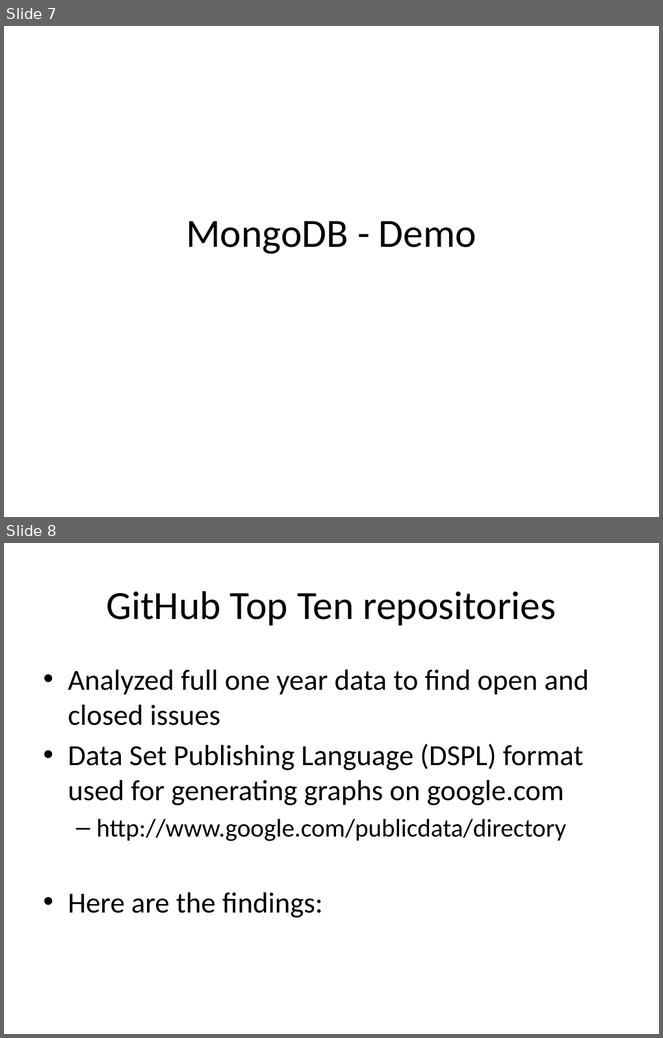
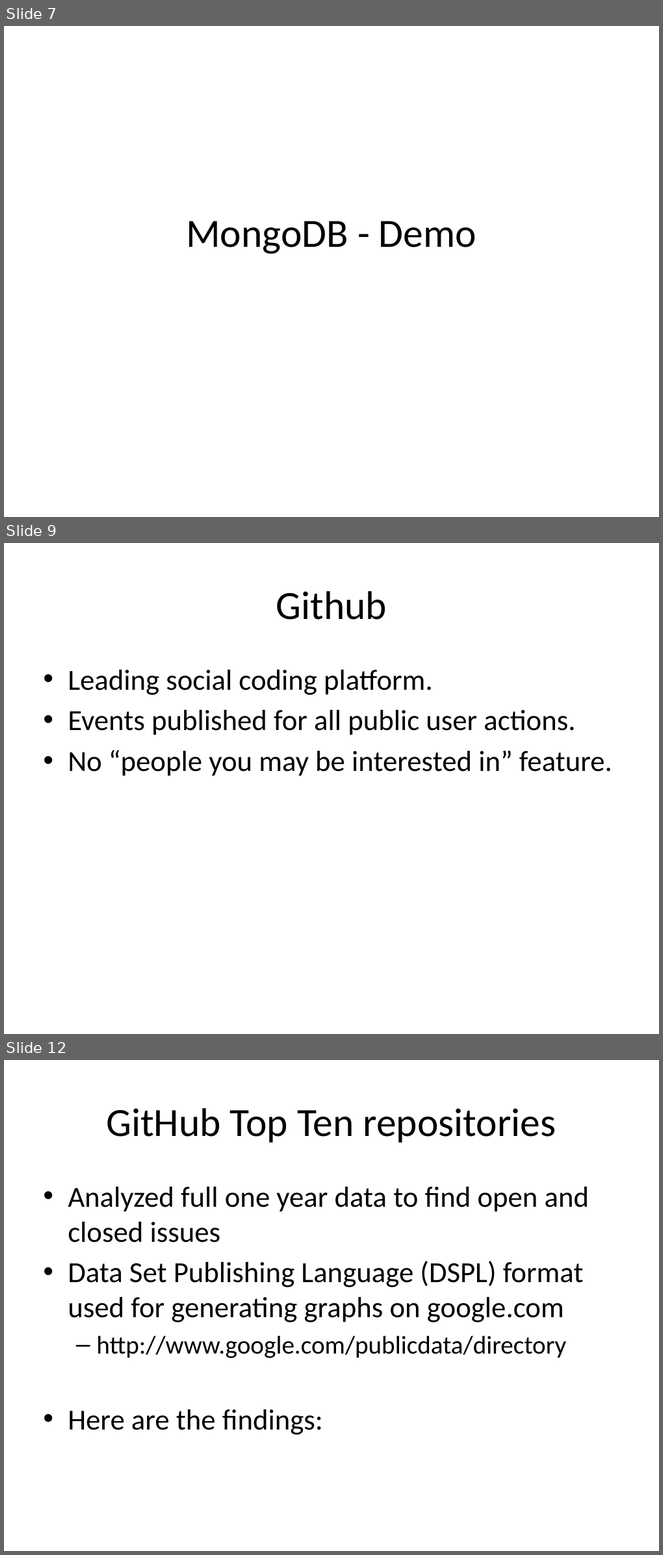
Before and after one commit to vaishaksuresh/cmpe226nosql, a slide deck: NoSQL Exploration.pptx. Shown one above the other, each under a label of ours: slides 7 and 8 before the commit, slides 7, 9 and 12 after it; the slides between them are not shown. The pictures are 663x1038 and 663x1555 pixels, drawn with LibreOffice and Linux fonts; fonts in the diff are those of the drawing. Boxes give left, top, right and bottom in pixels: in the first picture for what was removed or moved away, otherwise in the second. Text is boxed around its words. In the diff, an @@ line names an element or a change of style, - is before the commit and + after.

Commit message:
Neo4j Slides added

```diff
--- a/NoSQL Exploration.pptx
+++ b/NoSQL Exploration.pptx
@@ slide 9 added at [4, 543, 659, 1034], background #FFFFFF @@
@@ title added at [276, 591, 388, 620], 44 pt, text #000000 @@
+Github
@@ text added at [68, 670, 612, 776], 32 pt, text #000000 @@
+• Leading social coding platform.
+• Events published for all public user actions.
+• No “people you may be interested in” feature.
@@ what was slide 8 is now slide 12 @@
```
Also in this commit, not shown: 3 other slides added.
